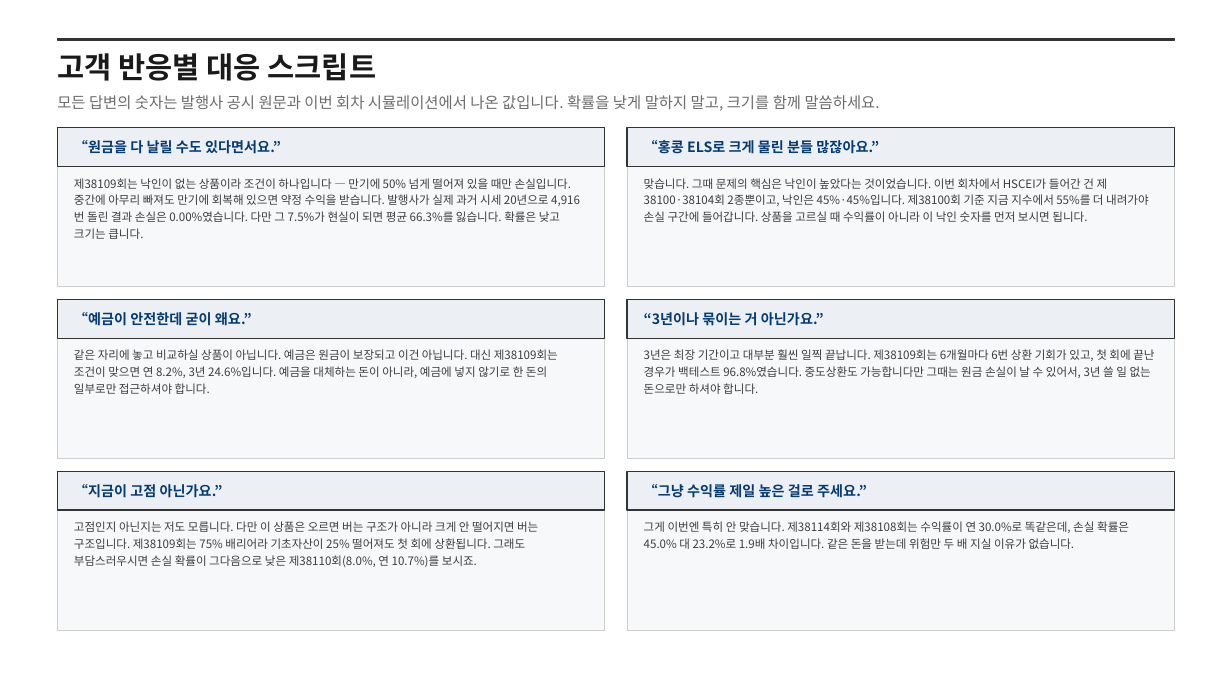
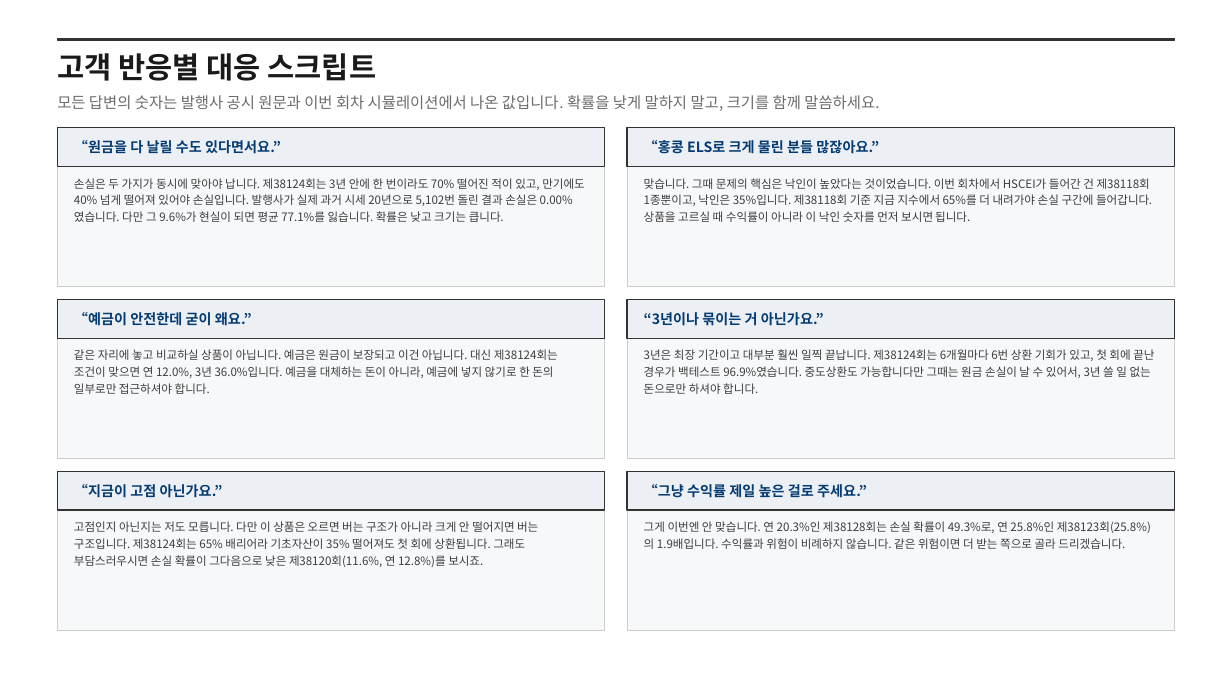
Before and after one commit to hanaroline/work_1, a slide deck: slide 5 of els-sales-deck.pptx. Drawn at 1232x693 pixels with LibreOffice and Linux fonts; fonts in the diff are those of the drawing. Boxes give left, top, right and bottom in pixels: in the first picture for what was removed or moved away, otherwise in the second. Text is boxed around its words. In the diff, an @@ line names an element or a change of style, - is before the commit and + after.

```diff
--- a/els-sales-deck.pptx
+++ b/els-sales-deck.pptx
@@ text at (x1=74, y1=178, x2=585, y2=222): text changed @@
-제38109회는 낙인이 없는 상품이라 조건이 하나입니다 — 만기에 50% 넘게 떨어져 있을 때만 손실입니다. 중간에 아무리 빠져도 만기에 회복해 있으면 약정 수익을 받습니다. 발행사가 실제 과거 시세 20년으로 4,916번 돌린 결과 손실은 0.00%였습니다. 다만 그 7.5%가 현실이 되면 평균 66.3%를 잃습니다. 확률은 낮고 크기는 큽니다.
+손실은 두 가지가 동시에 맞아야 납니다. 제38124회는 3년 안에 한 번이라도 70% 떨어진 적이 있고, 만기에도 40% 넘게 떨어져 있어야 손실입니다. 발행사가 실제 과거 시세 20년으로 5,102번 돌린 결과 손실은 0.00%였습니다. 다만 그 9.6%가 현실이 되면 평균 77.1%를 잃습니다. 확률은 낮고 크기는 큽니다.
@@ text at (x1=644, y1=178, x2=1152, y2=222): text changed @@
-맞습니다. 그때 문제의 핵심은 낙인이 높았다는 것이었습니다. 이번 회차에서 HSCEI가 들어간 건 제38100·38104회 2종뿐이고, 낙인은 45%·45%입니다. 제38100회 기준 지금 지수에서 55%를 더 내려가야 손실 구간에 들어갑니다. 상품을 고르실 때 수익률이 아니라 이 낙인 숫자를 먼저 보시면 됩니다.
+맞습니다. 그때 문제의 핵심은 낙인이 높았다는 것이었습니다. 이번 회차에서 HSCEI가 들어간 건 제38118회 1종뿐이고, 낙인은 35%입니다. 제38118회 기준 지금 지수에서 65%를 더 내려가야 손실 구간에 들어갑니다. 상품을 고르실 때 수익률이 아니라 이 낙인 숫자를 먼저 보시면 됩니다.
@@ text at (x1=74, y1=349, x2=558, y2=394): text changed @@
-같은 자리에 놓고 비교하실 상품이 아닙니다. 예금은 원금이 보장되고 이건 아닙니다. 대신 제38109회는 조건이 맞으면 연 8.2%, 3년 24.6%입니다. 예금을 대체하는 돈이 아니라, 예금에 넣지 않기로 한 돈의 일부로만 접근하셔야 합니다.
+같은 자리에 놓고 비교하실 상품이 아닙니다. 예금은 원금이 보장되고 이건 아닙니다. 대신 제38124회는 조건이 맞으면 연 12.0%, 3년 36.0%입니다. 예금을 대체하는 돈이 아니라, 예금에 넣지 않기로 한 돈의 일부로만 접근하셔야 합니다.
@@ text at (x1=644, y1=349, x2=1154, y2=394): text changed @@
-3년은 최장 기간이고 대부분 훨씬 일찍 끝납니다. 제38109회는 6개월마다 6번 상환 기회가 있고, 첫 회에 끝난 경우가 백테스트 96.8%였습니다. 중도상환도 가능합니다만 그때는 원금 손실이 날 수 있어서, 3년 쓸 일 없는 돈으로만 하셔야 합니다.
+3년은 최장 기간이고 대부분 훨씬 일찍 끝납니다. 제38124회는 6개월마다 6번 상환 기회가 있고, 첫 회에 끝난 경우가 백테스트 96.9%였습니다. 중도상환도 가능합니다만 그때는 원금 손실이 날 수 있어서, 3년 쓸 일 없는 돈으로만 하셔야 합니다.
@@ text at (x1=74, y1=521, x2=538, y2=567): text changed @@
-고점인지 아닌지는 저도 모릅니다. 다만 이 상품은 오르면 버는 구조가 아니라 크게 안 떨어지면 버는 구조입니다. 제38109회는 75% 배리어라 기초자산이 25% 떨어져도 첫 회에 상환됩니다. 그래도 부담스러우시면 손실 확률이 그다음으로 낮은 제38110회(8.0%, 연 10.7%)를 보시죠.
+고점인지 아닌지는 저도 모릅니다. 다만 이 상품은 오르면 버는 구조가 아니라 크게 안 떨어지면 버는 구조입니다. 제38124회는 65% 배리어라 기초자산이 35% 떨어져도 첫 회에 상환됩니다. 그래도 부담스러우시면 손실 확률이 그다음으로 낮은 제38120회(11.6%, 연 12.8%)를 보시죠.
@@ text at (x1=644, y1=521, x2=1151, y2=549): text changed @@
-그게 이번엔 특히 안 맞습니다. 제38114회와 제38108회는 수익률이 연 30.0%로 똑같은데, 손실 확률은 45.0% 대 23.2%로 1.9배 차이입니다. 같은 돈을 받는데 위험만 두 배 지실 이유가 없습니다.
+그게 이번엔 안 맞습니다. 연 20.3%인 제38128회는 손실 확률이 49.3%로, 연 25.8%인 제38123회(25.8%)의 1.9배입니다. 수익률과 위험이 비례하지 않습니다. 같은 위험이면 더 받는 쪽으로 골라 드리겠습니다.
```
Also in this commit, not shown: 5 other slides changed, 6 other files.
